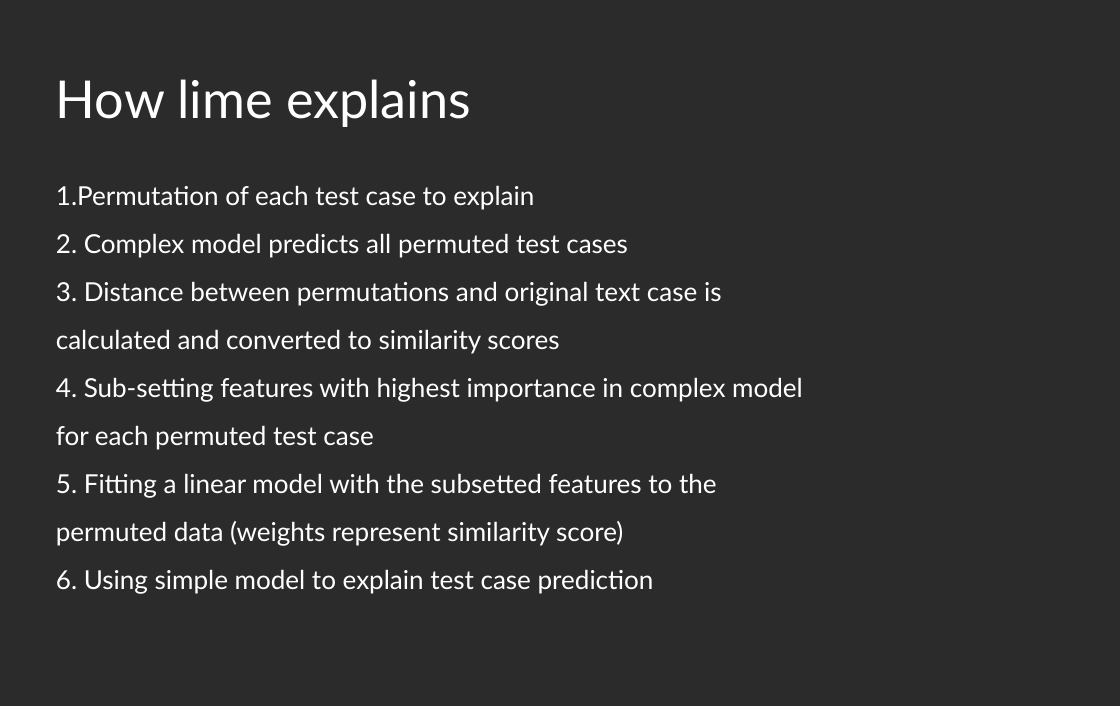
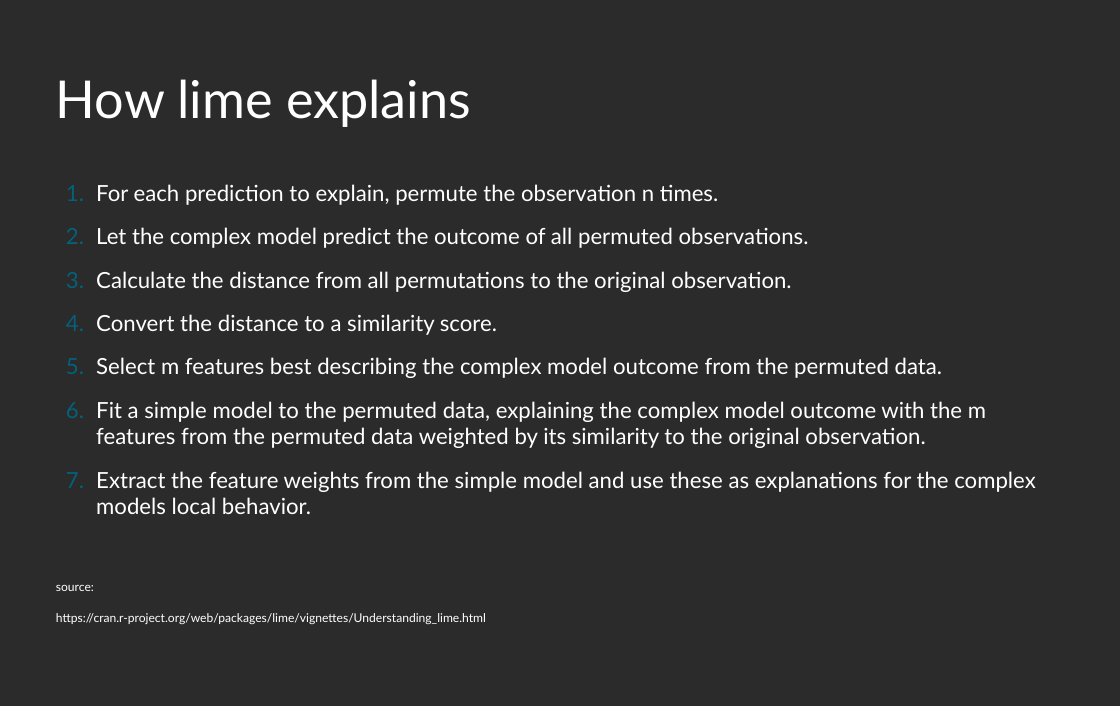
Before and after one commit to mattdube/stl-rug_lime, a slide deck: slide 7 of Slides/stl-rug_lime_01092019.odp. Drawn at 1120x706 pixels with LibreOffice and Linux fonts; fonts in the diff are those of the drawing; background and template pictures are left out; a plain dark background stands for a picture behind light text. Boxes give left, top, right and bottom in pixels: in the first picture for what was removed or moved away, otherwise in the second. Text is boxed around its words. In the diff, an @@ line names an element or a change of style, - is before the commit and + after.

Commit message:
updated slides, re-ordered.  Added resources.  Also added addtional explanations.

```diff
--- a/Slides/stl-rug_lime_01092019.odp
+++ b/Slides/stl-rug_lime_01092019.odp
@@ text at [56, 184, 1035, 624]: text changed; size 22 to 18.7 pt @@
-1.Permutation of each test case to explain
-2. Complex model predicts all permuted test cases
-3. Distance between permutations and original text case is
-calculated and converted to similarity scores
-4. Sub-setting features with highest importance in complex model
-for each permuted test case
-5. Fitting a linear model with the subsetted features to the
-permuted data (weights represent similarity score)
-6. Using simple model to explain test case prediction
+1. For each prediction to explain, permute the observation n times.
+2. Let the complex model predict the outcome of all permuted observations.
+3. Calculate the distance from all permutations to the original observation.
+4. Convert the distance to a similarity score.
+5. Select m features best describing the complex model outcome from the permuted data.
+6. Fit a simple model to the permuted data, explaining the complex model outcome with the m features from the permuted data weighted by its similarity to the original observation.
+7. Extract the feature weights from the simple model and use these as explanations for the complex models local behavior.
+source:
+https://cran.r-project.org/web/packages/lime/vignettes/Understanding_lime.html
```
Also in this commit, not shown: 8 other slides changed, 1 slide added, 1 slide removed.
